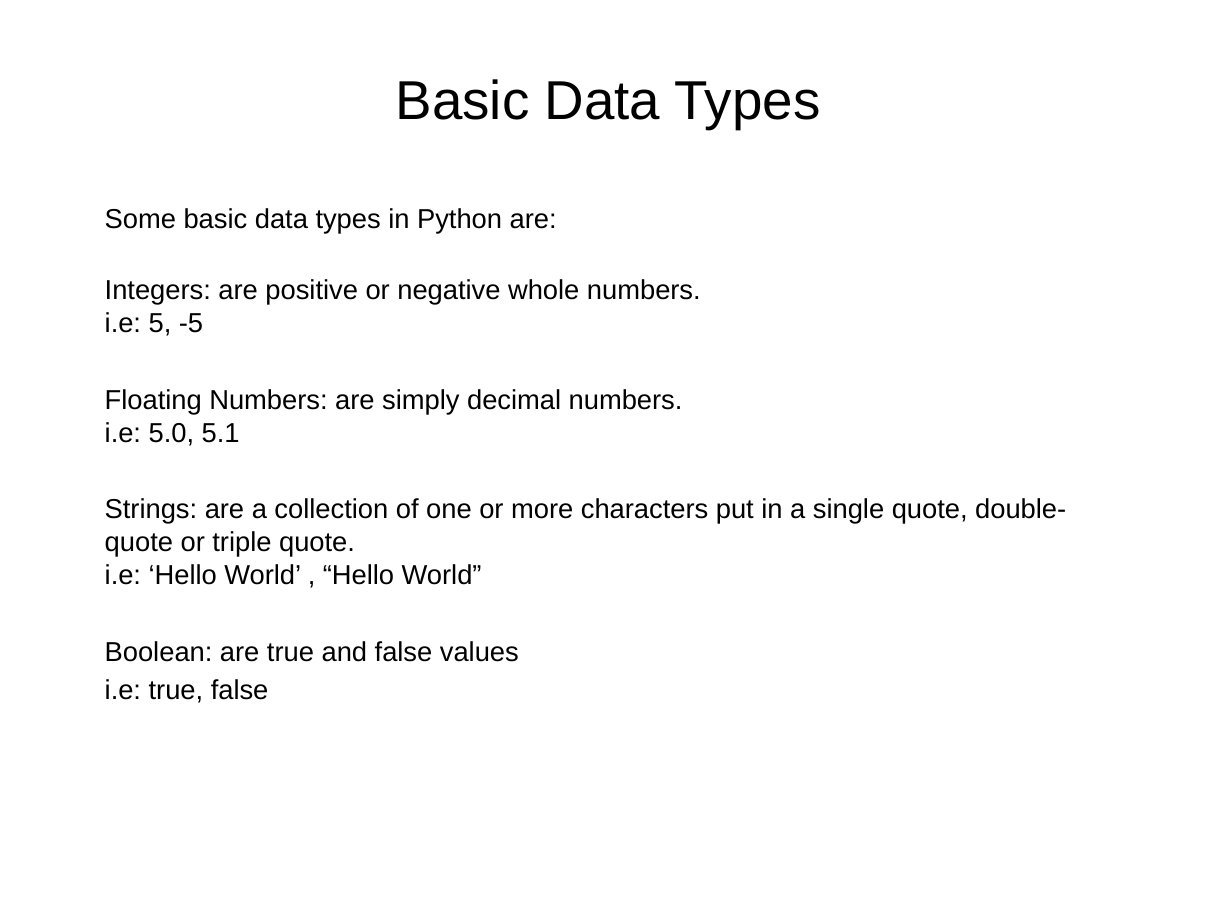
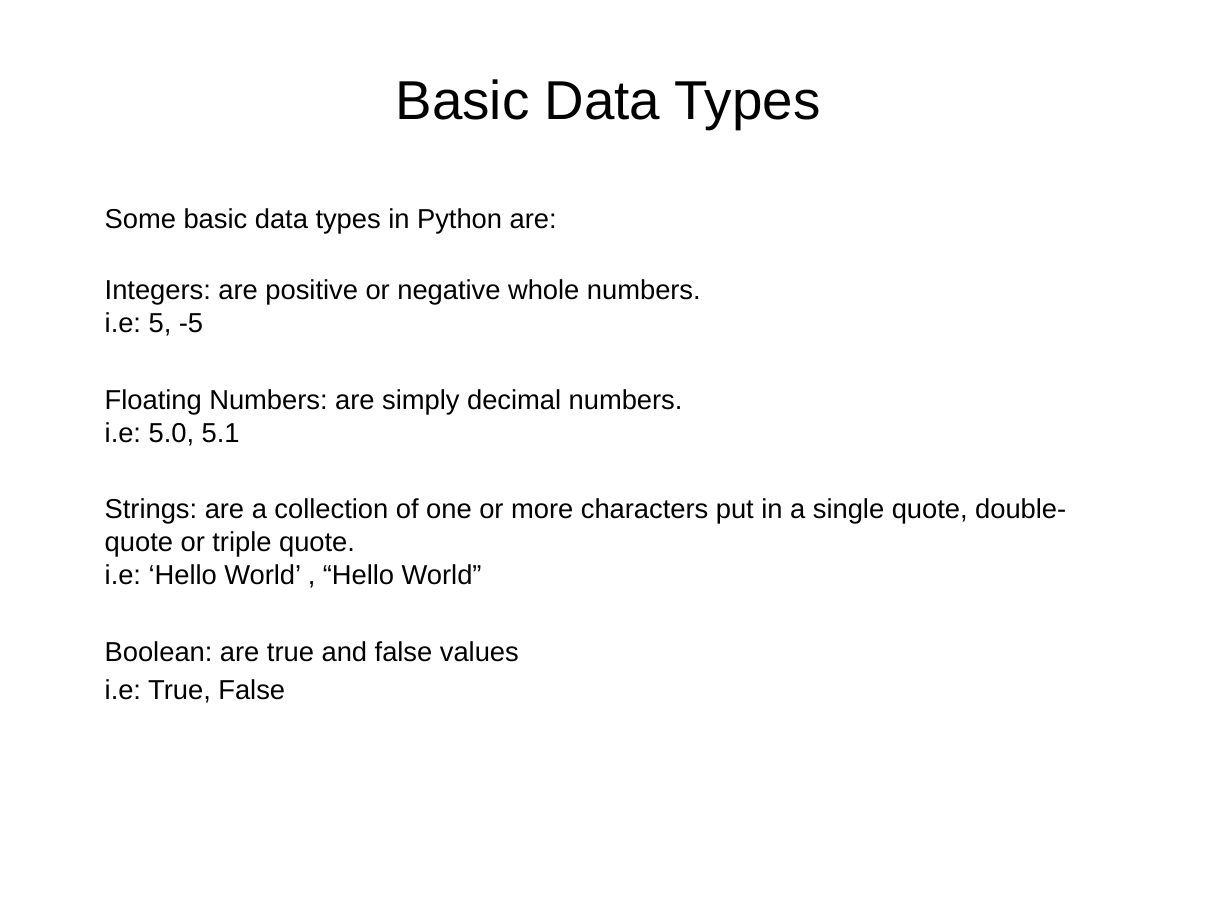
Before and after one commit to dia1128/AIandDataScienceWorkshopwithPython, a slide deck: slide 9 of Week1/01-python - intro, type, control flow.pptx. Drawn at 1232x924 pixels with LibreOffice and Linux fonts; fonts in the diff are those of the drawing. Boxes give left, top, right and bottom in pixels: in the first picture for what was removed or moved away, otherwise in the second. Text is boxed around its words. In the diff, an @@ line names an element or a change of style, - is before the commit and + after.

```diff
--- a/Week1/01-python - intro, type, control flow.pptx
+++ b/Week1/01-python - intro, type, control flow.pptx
@@ text at bbox=[105, 679, 285, 703]: text changed @@
-i.e: true, false
+i.e: True, False
```
Also in this commit, not shown: 3 other slides changed.
